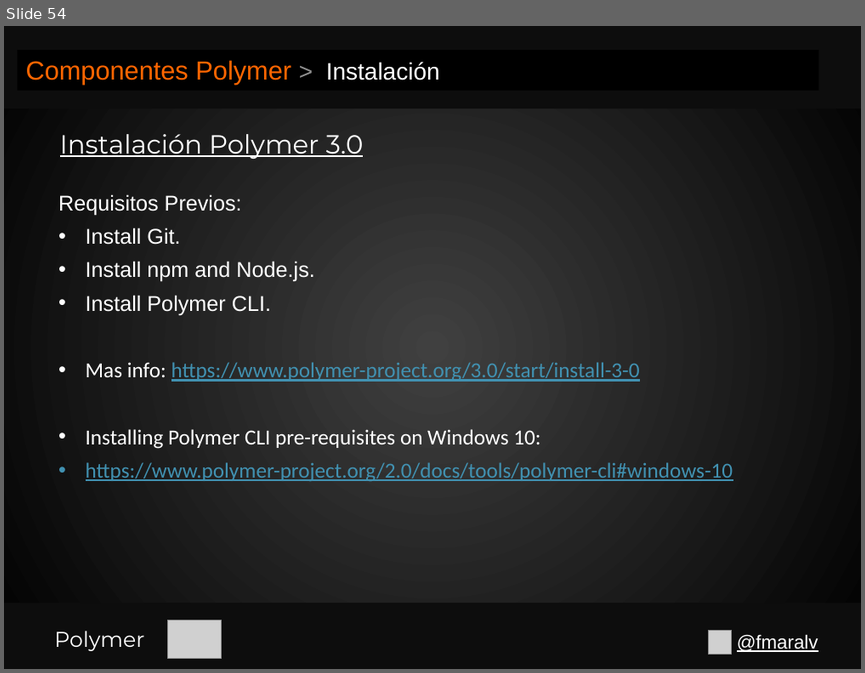
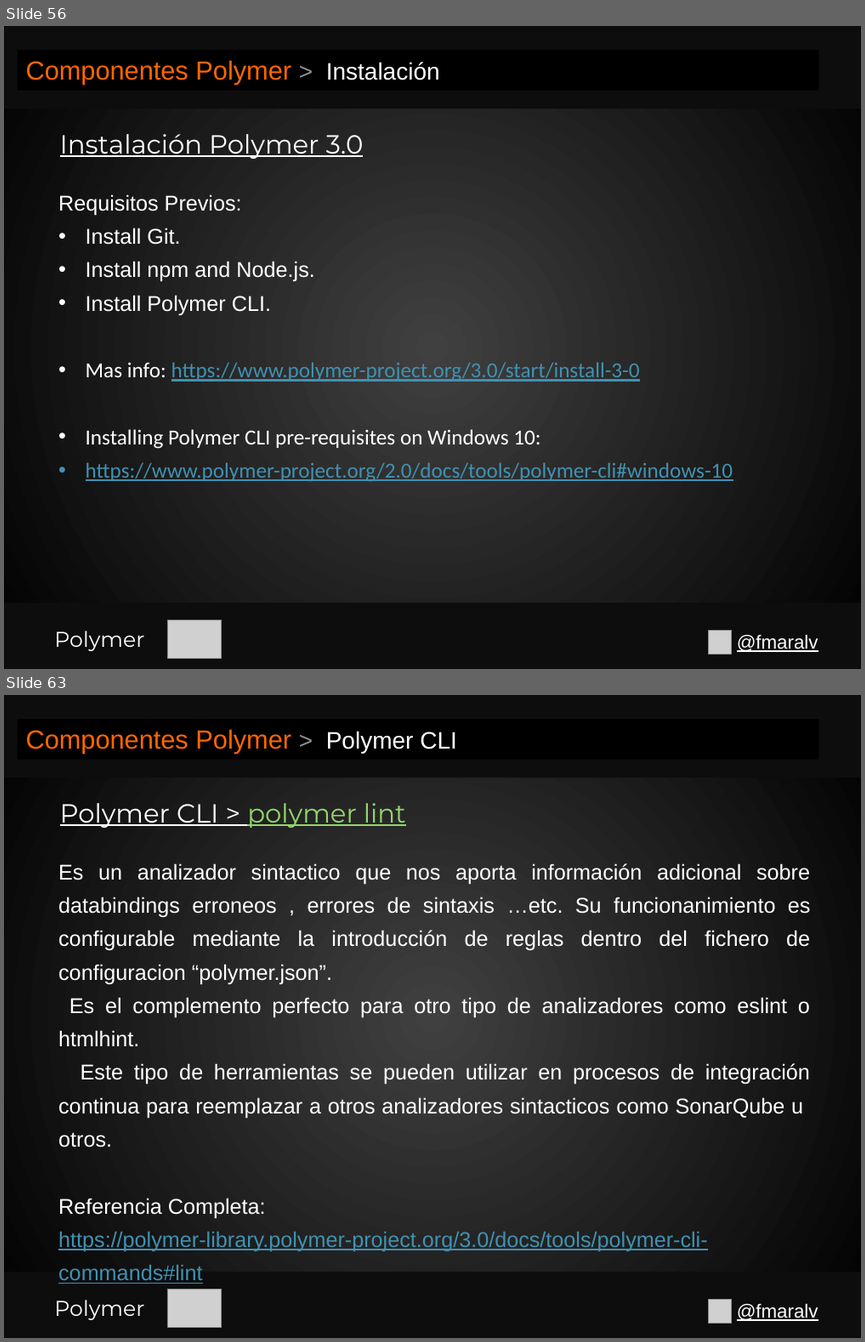
Before and after one commit to fmaralv/Presentacion, a slide deck: Polymer.pptx. Shown one above the other, each under a label of ours: slide 54 before the commit, slides 56 and 63 after it; the slides between them are not shown. The pictures are 865x673 and 865x1342 pixels, drawn with LibreOffice and Linux fonts; fonts in the diff are those of the drawing; grey boxes stand for pictures. Boxes give left, top, right and bottom in pixels: in the first picture for what was removed or moved away, otherwise in the second. Text is boxed around its words. In the diff, an @@ line names an element or a change of style, - is before the commit and + after.

```diff
--- a/Polymer.pptx
+++ b/Polymer.pptx
@@ slide 63 added at [4,695,861,1338], background gradient #404040 to #000000 @@
@@ rectangle added at [4,695,861,777], fill #0D0D0D @@
@@ rectangle added at [18,719,819,760], fill #000000, 22 pt, text #FF6600 @@
+Componentes Polymer > Polymer CLI
@@ text added at [60,803,406,828], 22 pt, text #FFFFFF, underline @@
+Polymer CLI > polymer lint
@@ text added at [58,863,811,1283], 18 pt, text #FFFFFF @@
+Es un analizador sintactico que nos aporta información adicional sobre databindings erroneos , errores de sintaxis …etc. Su funcionanimiento es configurable mediante la introducción de reglas dentro del fichero de configuracion “polymer.json”.
+Es el complemento perfecto para otro tipo de analizadores como eslint o htmlhint.
+Este tipo de herramientas se pueden utilizar en procesos de integración continua para reemplazar a otros analizadores sintacticos como SonarQube u otros.
+Referencia Completa:
+https://polymer-library.polymer-project.org/3.0/docs/tools/polymer-cli-commands#lint
@@ rectangle added at [4,1271,861,1338], fill #0D0D0D @@
@@ rectangle added at [4,1271,861,1338], fill #0D0D0D @@
@@ text added at [54,1299,144,1320], 18 pt, text #FFFFFF @@
+Polymer
@@ picture added at [168,1289,222,1327] @@
@@ picture added at [708,1299,732,1323] @@
@@ text added at [737,1303,818,1321], 16 pt, text #FFFFFF, underline @@
+@fmaralv
@@ what was slide 54 is now slide 56 @@
```
Also in this commit, not shown: 6 slides changed, 16 other slides added.
